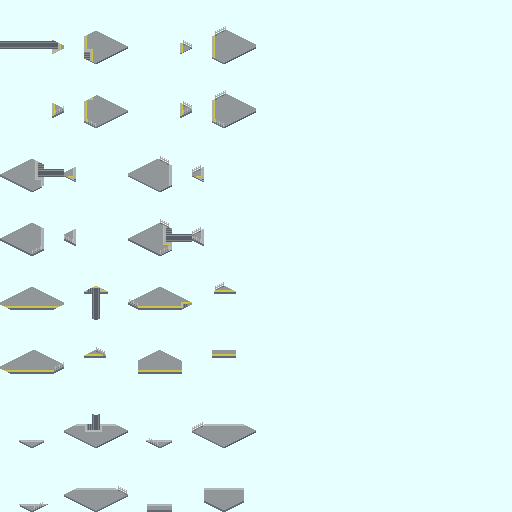
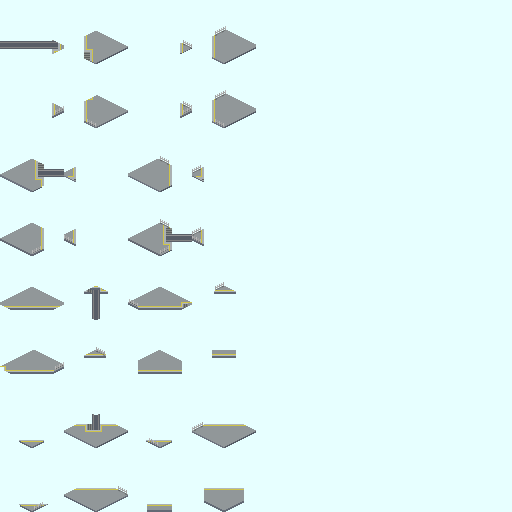
The second 512x512 image is a revision of the first. Changes to its layers:
painted on "[36x]" over left=0, top=365, right=63, bottom=371
painted on "[33]" over left=90, top=288, right=100, bottom=290
